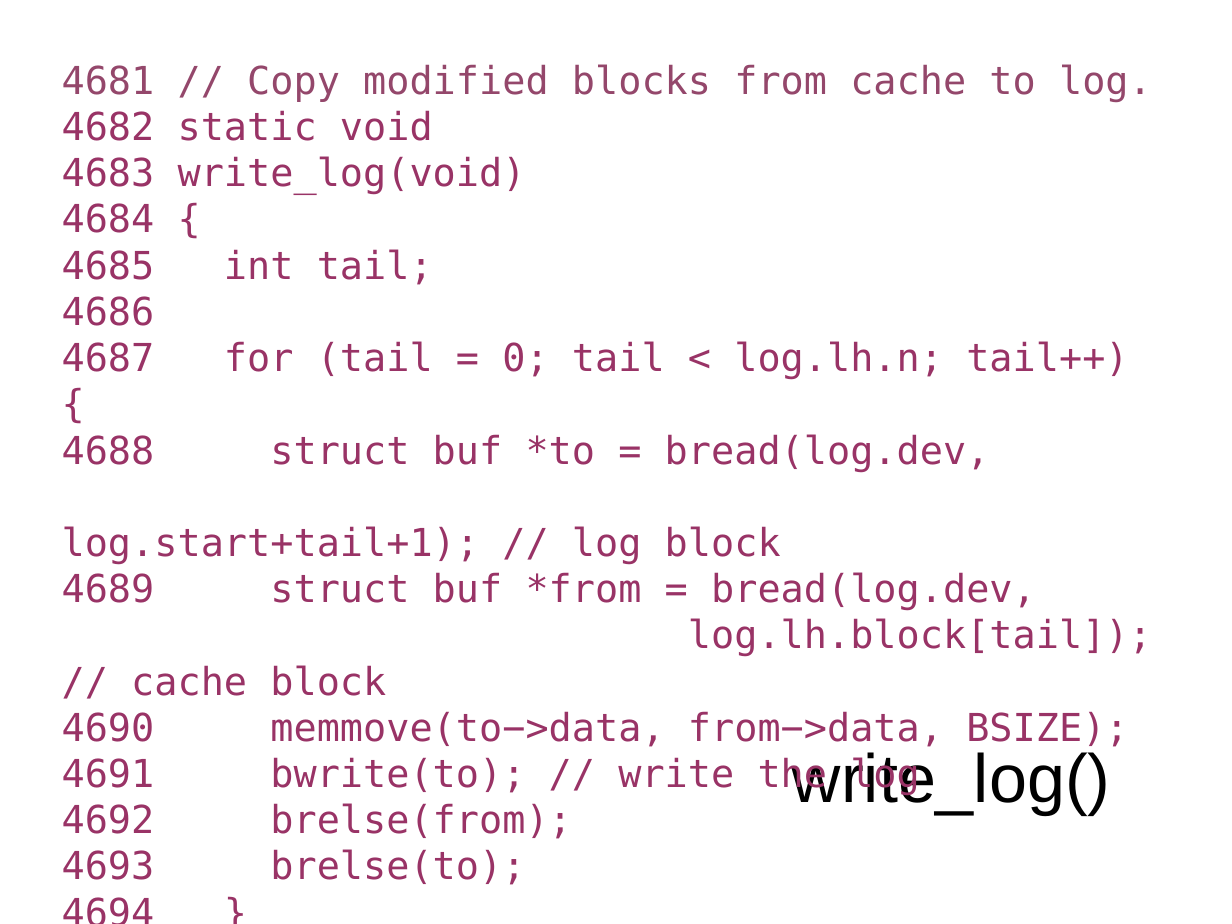
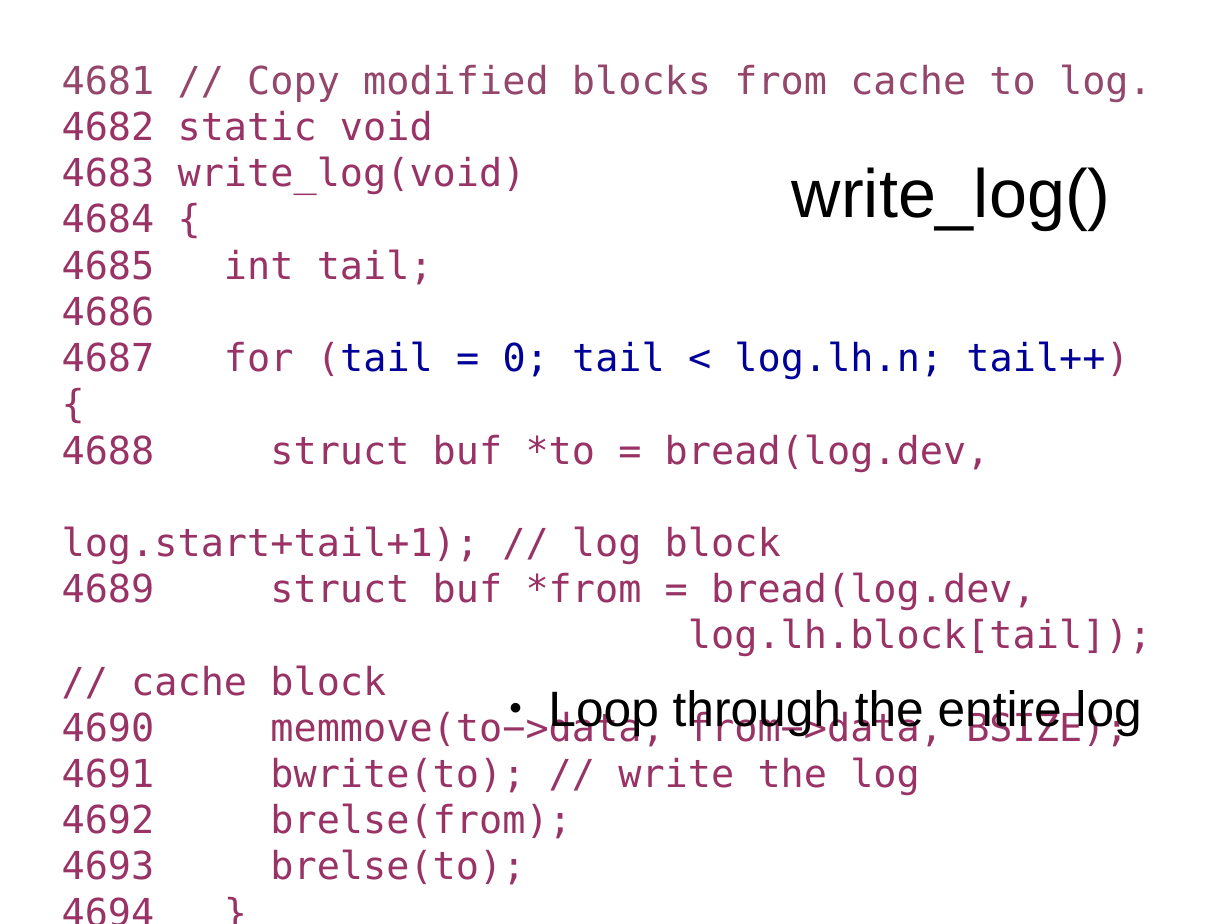
Before and after one commit to antonburtsev/cs5460, a slide deck: slide 50 of lectures/lecture16-file-system/lecture16-file-system.odp (slide 47 before the commit). Drawn at 1232x924 pixels with LibreOffice and Linux fonts; fonts in the diff are those of the drawing. Boxes give left, top, right and bottom in pixels: in the first picture for what was removed or moved away, otherwise in the second. Text is boxed around its words. In the diff, an @@ line names an element or a change of style, - is before the commit and + after.

```diff
--- a/lectures/lecture16-file-system/lecture16-file-system.odp
+++ b/lectures/lecture16-file-system/lecture16-file-system.odp
@@ title "write_log()": place and size @@
-title "write_log()" at <box>792,752,1111,815</box>
+title "write_log()" at <box>792,167,1111,230</box>
@@ text at <box>62,341,1129,380</box>: text colour #993366 to #000099 in "(tail = 0; tail < log.lh.n; tail++)" @@
@@ text added at <box>548,690,1141,735</box>, 32 pt, text #000000 @@
+● Loop through the entire log
```
Also in this commit, not shown: 7 other slides changed, 34 slides added, 2 other files.
